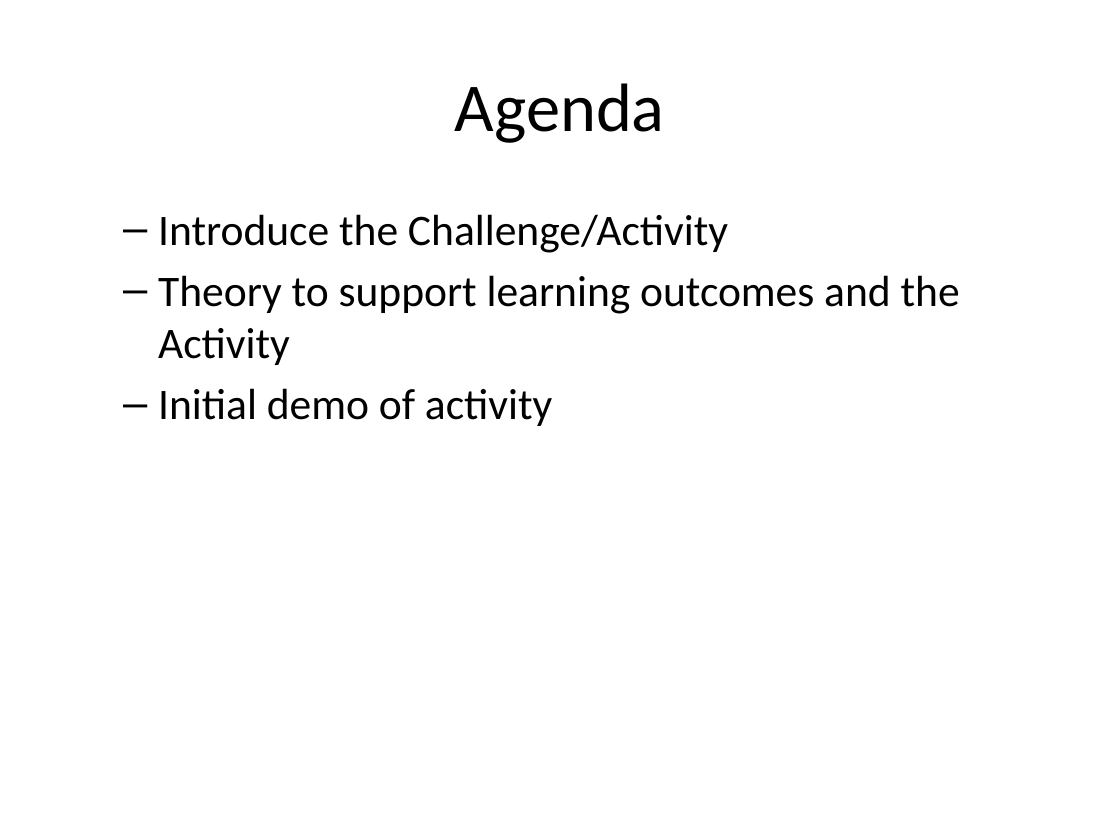
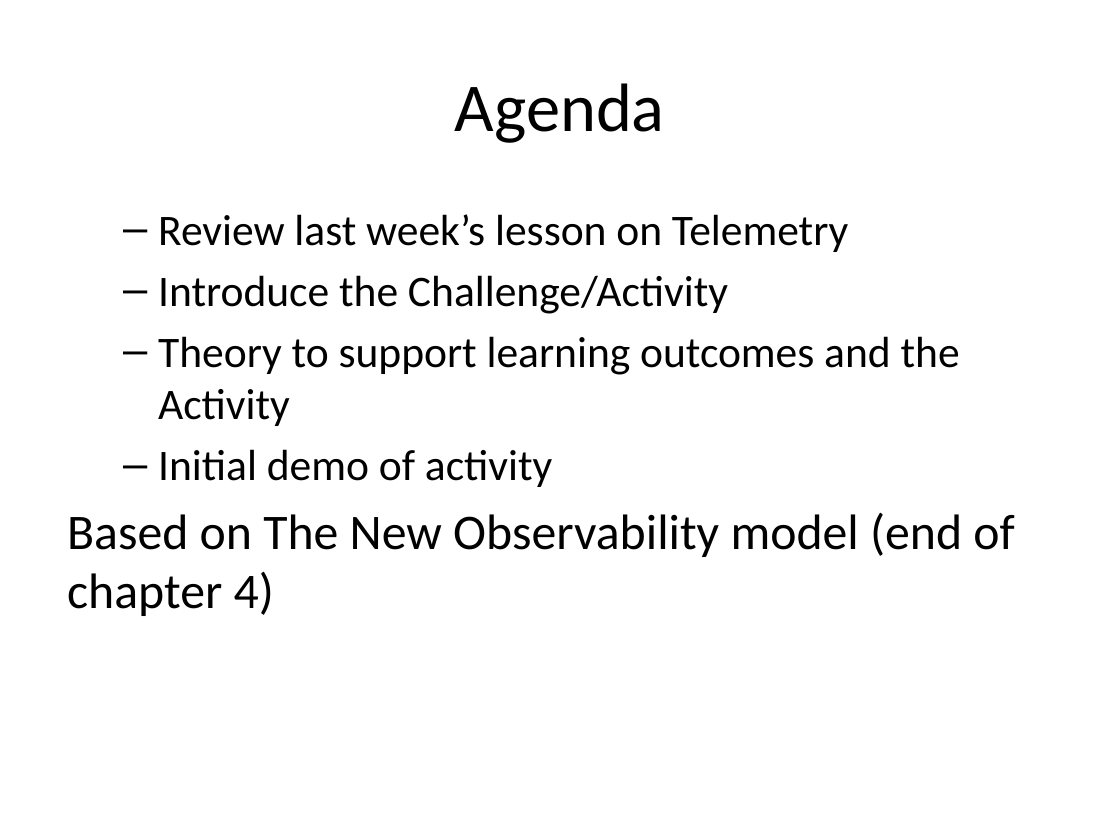
Before and after one commit to rhildred/INFO8985, a slide deck: slide 2 of database_collecting/slides.pptx. Drawn at 1120x840 pixels with LibreOffice and Linux fonts; fonts in the diff are those of the drawing. Boxes give left, top, right and bottom in pixels: in the first picture for what was removed or moved away, otherwise in the second. Text is boxed around its words. In the diff, an @@ line names an element or a change of style, - is before the commit and + after.

```diff
--- a/database_collecting/slides.pptx
+++ b/database_collecting/slides.pptx
@@ text at bbox=[158, 214, 848, 252]: paragraph added @@
+  – Review last week’s lesson on Telemetry
@@ text at bbox=[67, 513, 1014, 616]: paragraph added @@
+Based on The New Observability model (end of chapter 4)
```
Also in this commit, not shown: 3 slides added, 14 other files.
